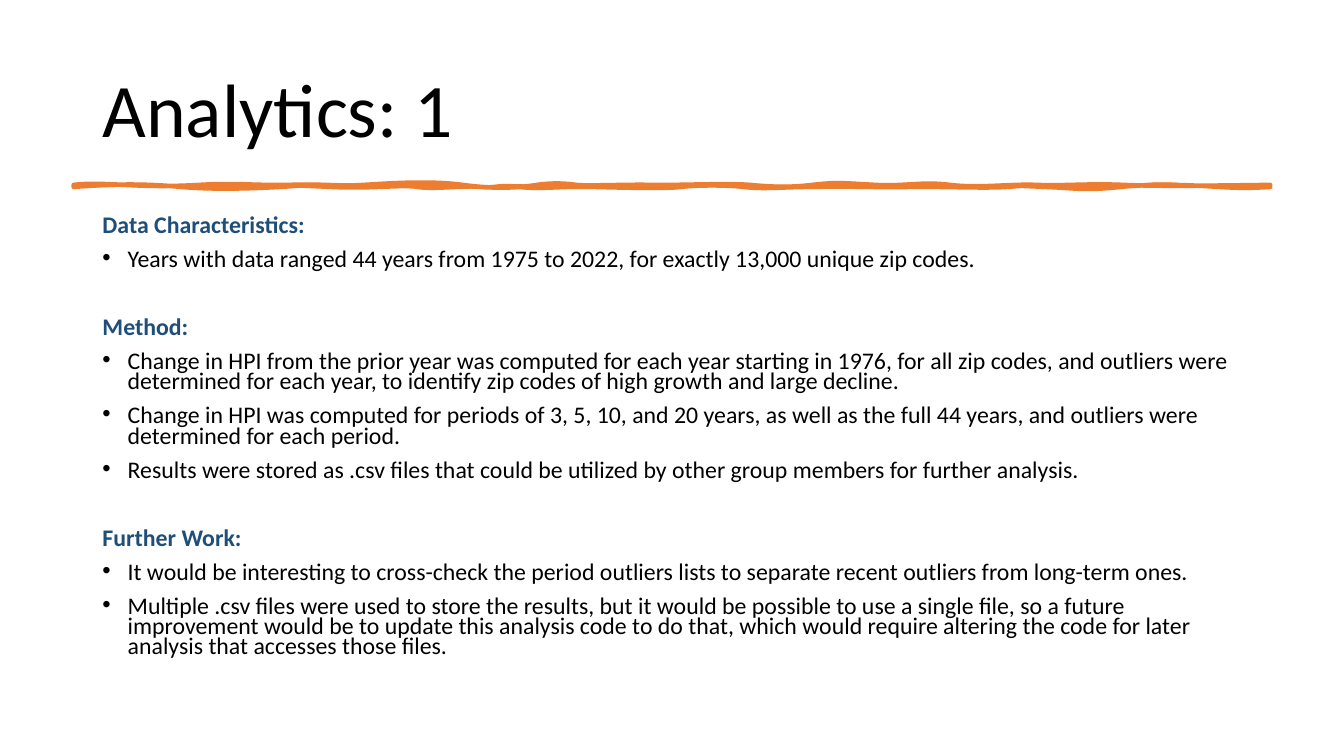
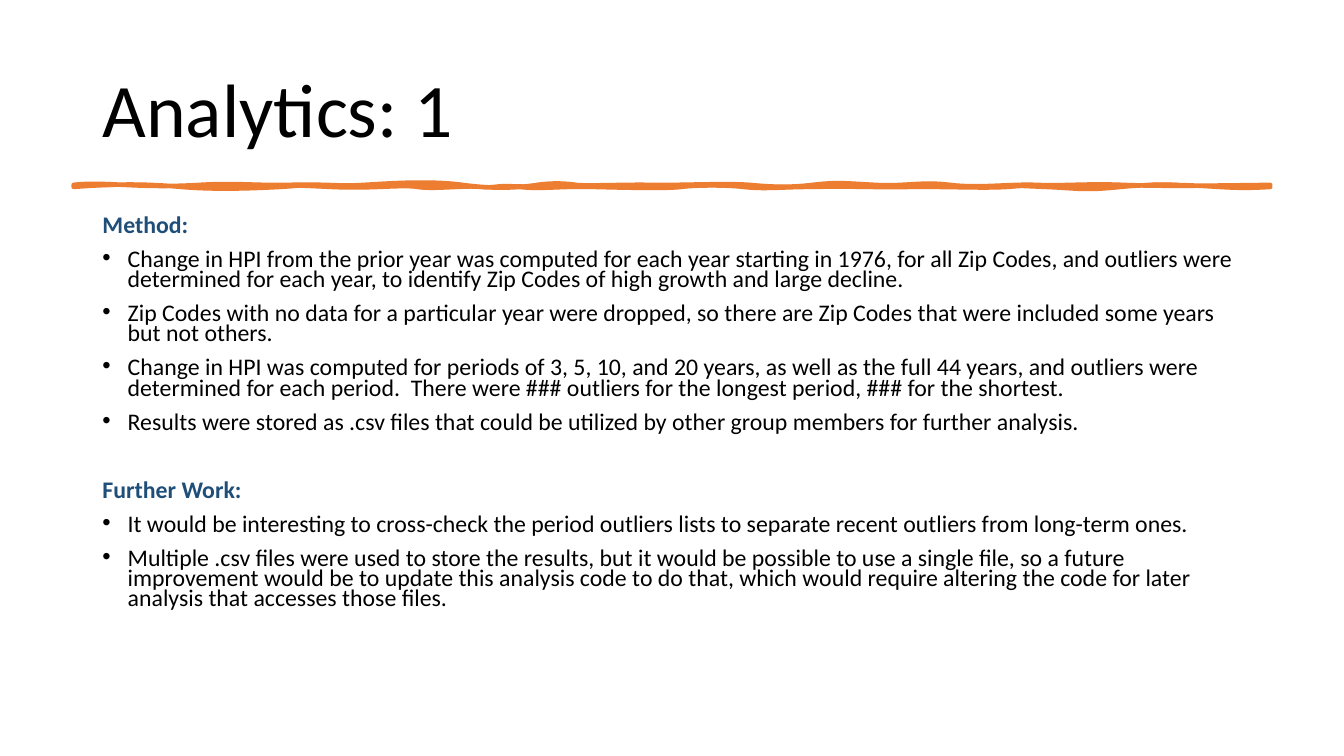
Before and after one commit to gmitt98/bootcamp-project-1, a slide deck: slide 2 of craig_slides.pptx (slide 1 before the commit). Drawn at 1344x756 pixels with LibreOffice and Linux fonts; fonts in the diff are those of the drawing. Boxes give left, top, right and bottom in pixels: in the first picture for what was removed or moved away, otherwise in the second. Text is boxed around its words. In the diff, an @@ line names an element or a change of style, - is before the commit and + after.

Commit message:
Updated slides

```diff
--- a/craig_slides.pptx
+++ b/craig_slides.pptx
@@ text at [102,216,974,271]: paragraphs removed @@
-Data Characteristics:
-• Years with data ranged 44 years from 1975 to 2022, for exactly 13,000 unique zip codes.
@@ text at [128,250,1232,400]: text changed @@
-• Change in HPI from the prior year was computed for each year starting in 1976, for all zip codes, and outliers were determined for each year, to identify zip codes of high growth and large decline.
-• Change in HPI was computed for periods of 3, 5, 10, and 20 years, as well as the full 44 years, and outliers were determined for each period.
+• Change in HPI from the prior year was computed for each year starting in 1976, for all Zip Codes, and outliers were determined for each year, to identify Zip Codes of high growth and large decline.
+• Zip Codes with no data for a particular year were dropped, so there are Zip Codes that were included some years but not others.
+• Change in HPI was computed for periods of 3, 5, 10, and 20 years, as well as the full 44 years, and outliers were determined for each period. There were ### outliers for the longest period, ### for the shortest.
```
Also in this commit, not shown: 1 slide added.
